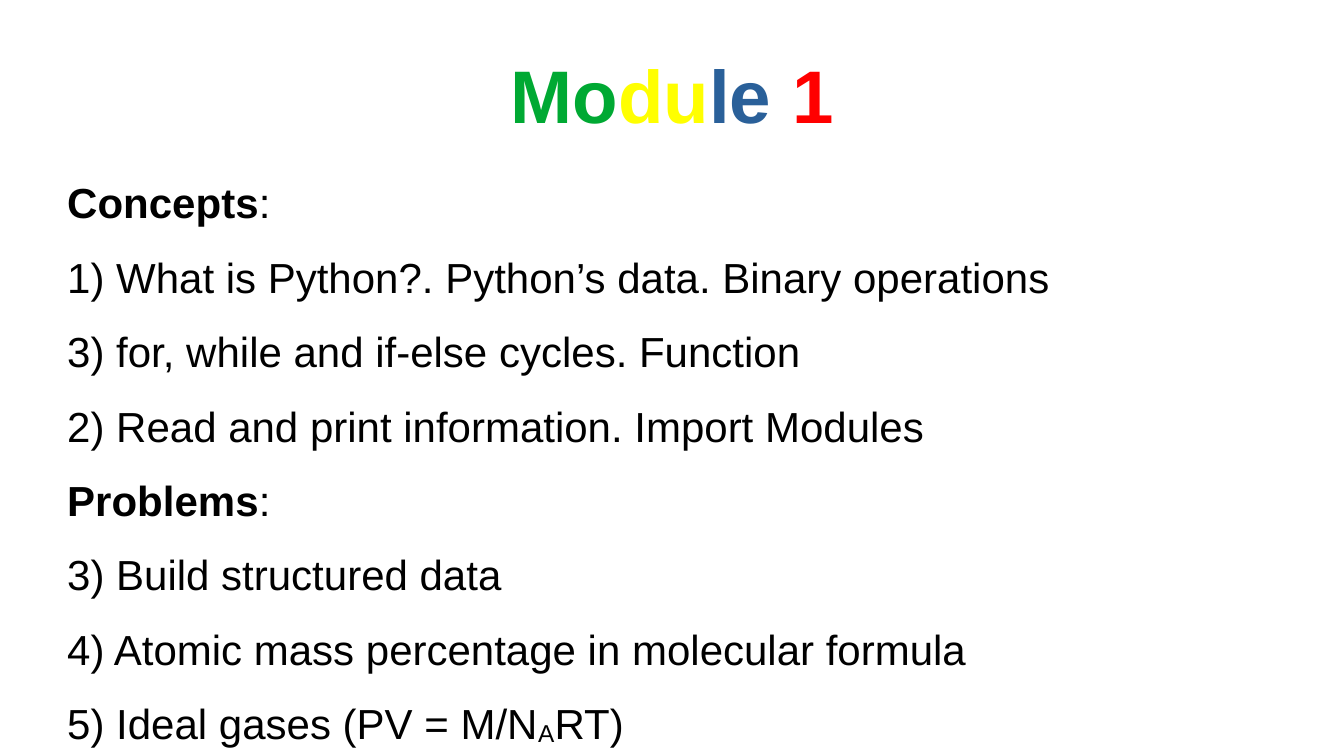
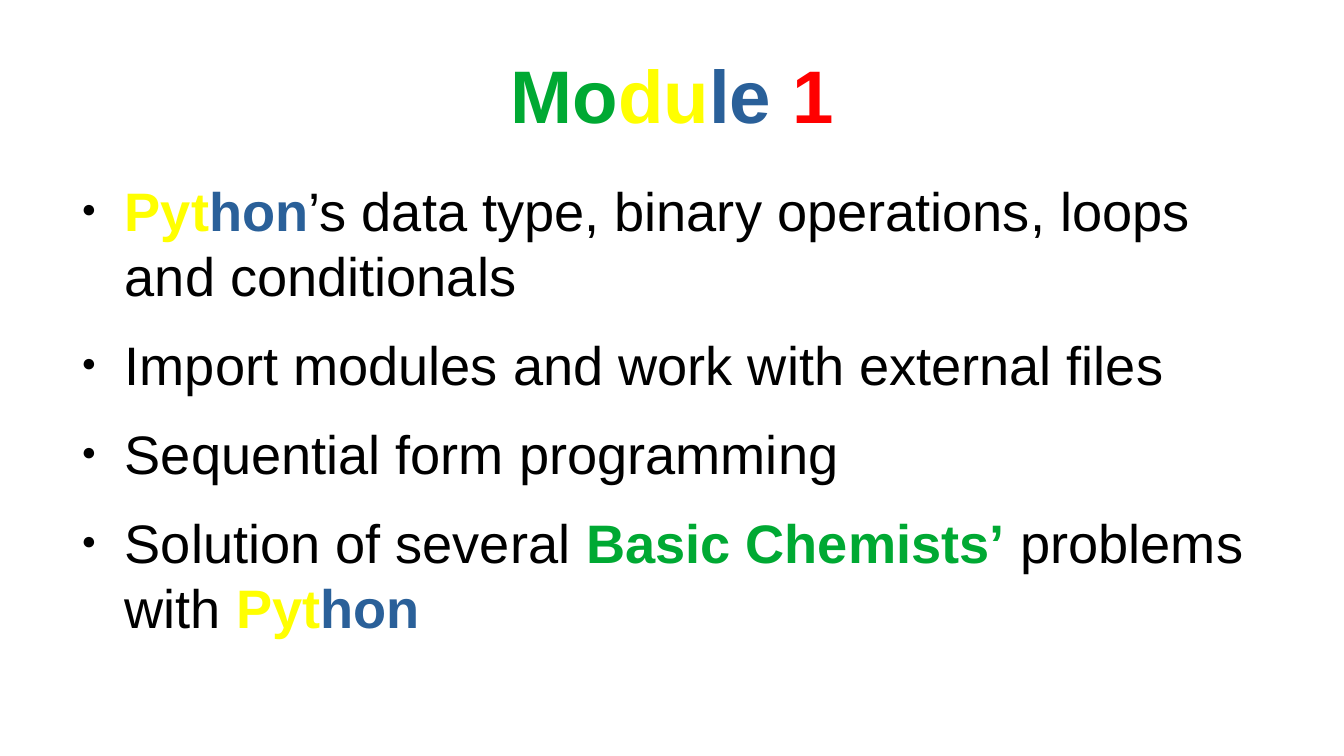
Before and after one commit to AndyDanian/chempyI, a slide deck: slide 3 of presentations/course_introduce.odp. Drawn at 1344x756 pixels with LibreOffice and Linux fonts; fonts in the diff are those of the drawing. Boxes give left, top, right and bottom in pixels: in the first picture for what was removed or moved away, otherwise in the second. Text is boxed around its words. In the diff, an @@ line names an element or a change of style, - is before the commit and + after.

```diff
--- a/presentations/course_introduce.odp
+++ b/presentations/course_introduce.odp
@@ text at bbox=[125, 191, 1243, 637]: text changed; size 24.8 to 32 pt @@
-Concepts:
-1) What is Python?. Python’s data. Binary operations
-3) for, while and if-else cycles. Function
-2) Read and print information. Import Modules
-Problems:
-3) Build structured data
-4) Atomic mass percentage in molecular formula
-5) Ideal gases (PV = M/NART)
+● Python’s data type, binary operations, loops and conditionals
+● Import modules and work with external files
+● Sequential form programming
+● Solution of several Basic Chemists’ problems with Python
```
Also in this commit, not shown: 3 other slides changed, 3 other files.
